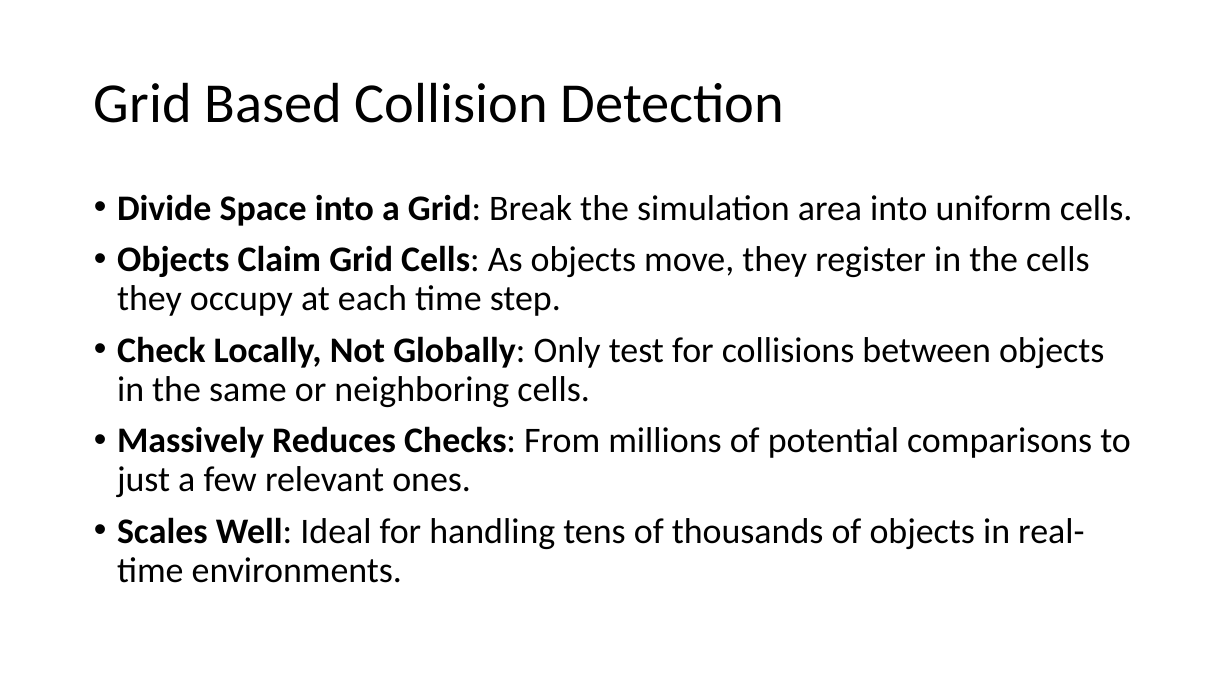
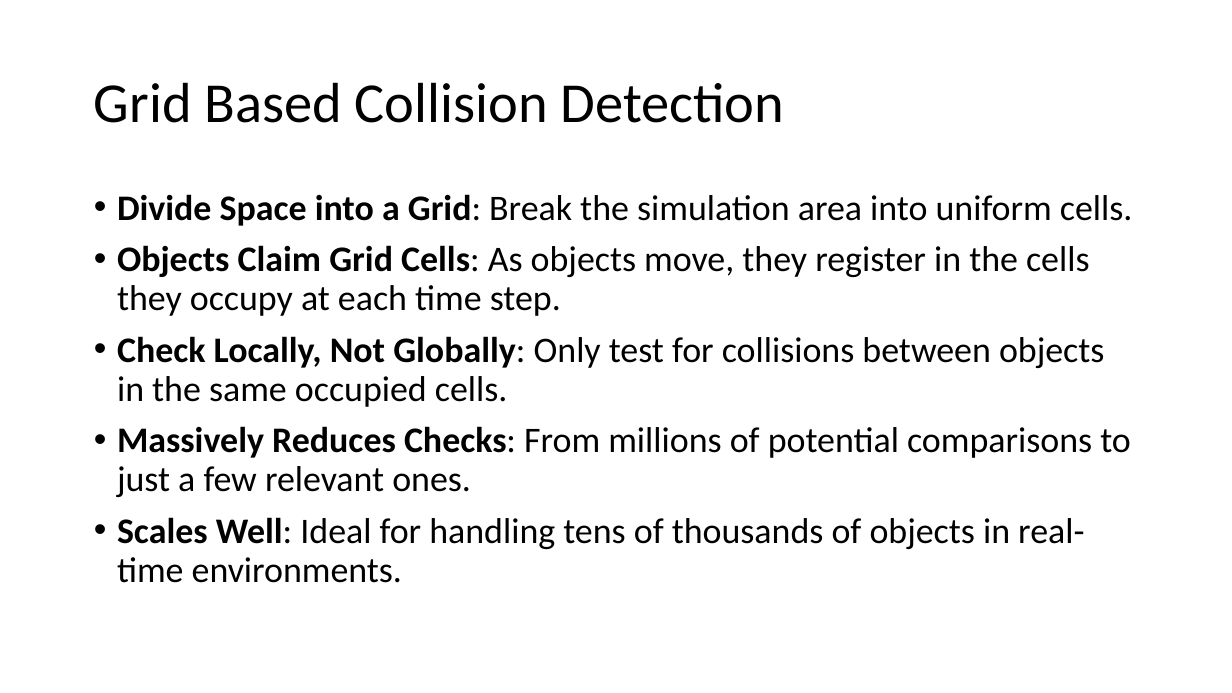
Before and after one commit to connor-makowski/fizgrid, a slide deck: slide 3 of Fizgrid.pptx. Drawn at 1232x693 pixels with LibreOffice and Linux fonts; fonts in the diff are those of the drawing. Boxes give left, top, right and bottom in pixels: in the first picture for what was removed or moved away, otherwise in the second. Text is boxed around its words. In the diff, an @@ line names an element or a change of style, - is before the commit and + after.

```diff
--- a/Fizgrid.pptx
+++ b/Fizgrid.pptx
@@ text at (x1=117, y1=336, x2=1104, y2=407): text changed @@
-• Check Locally, Not Globally: Only test for collisions between objects in the same or neighboring cells.
+• Check Locally, Not Globally: Only test for collisions between objects in the same occupied cells.
```
Also in this commit, not shown: 9 other slides changed.
